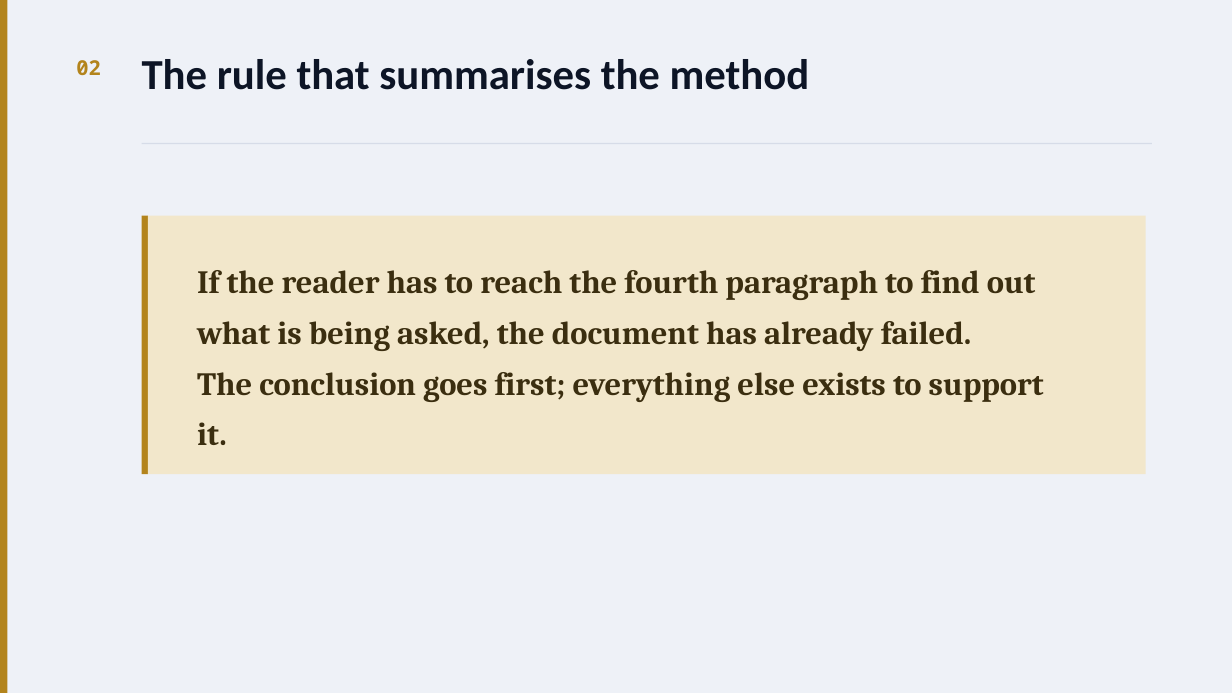
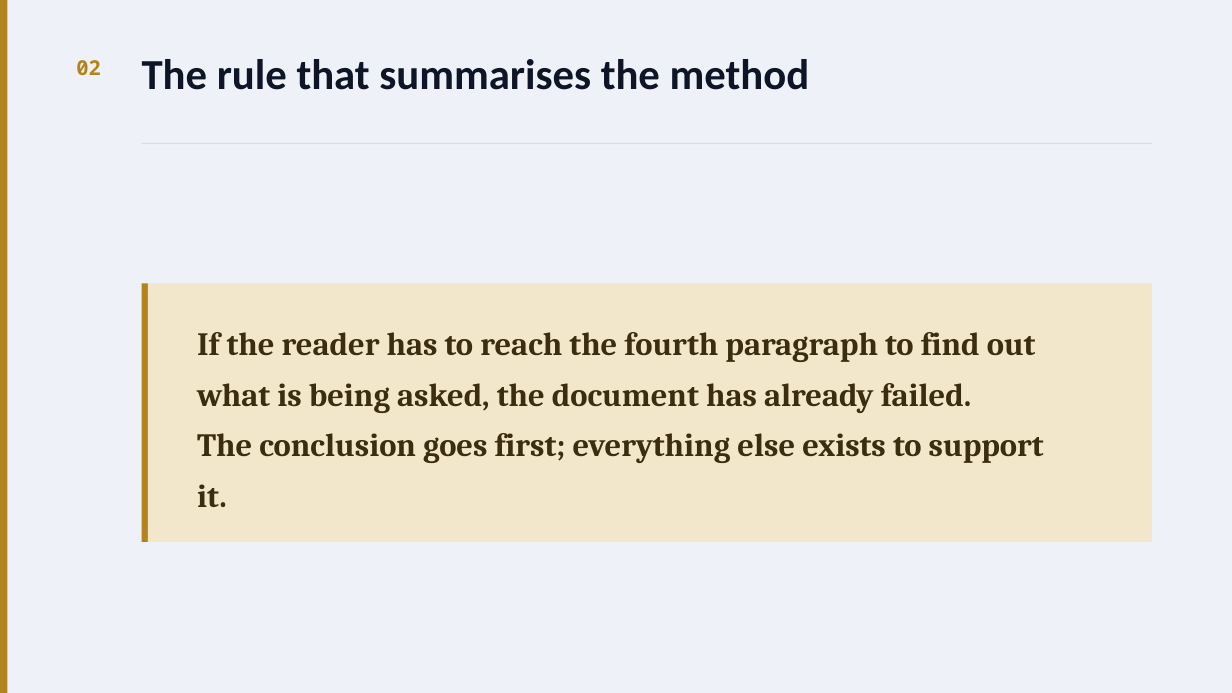
Before and after one commit to jonathanvazh/conclusion-first, a slide deck: slide 3 of Workshop-Conclusion-First.pptx. Drawn at 1232x693 pixels with LibreOffice and Linux fonts; fonts in the diff are those of the drawing. Boxes give left, top, right and bottom in pixels: in the first picture for what was removed or moved away, otherwise in the second. Text is boxed around its words. In the diff, an @@ line names an element or a change of style, - is before the commit and + after.

```diff
--- a/Workshop-Conclusion-First.pptx
+++ b/Workshop-Conclusion-First.pptx
@@ rectangle: place and size @@
-rectangle at [142, 216, 148, 474]
+rectangle at [142, 283, 148, 542]
@@ rectangle: place and size @@
-rectangle at [148, 216, 1146, 474]
+rectangle at [148, 283, 1152, 542]
@@ text "If the reader has to ...": place and size @@
-text "If the reader has to ..." at [197, 270, 1044, 445]
+text "If the reader has to ..." at [197, 332, 1044, 507]
```
Also in this commit, not shown: 9 other slides changed, 13 other files.
